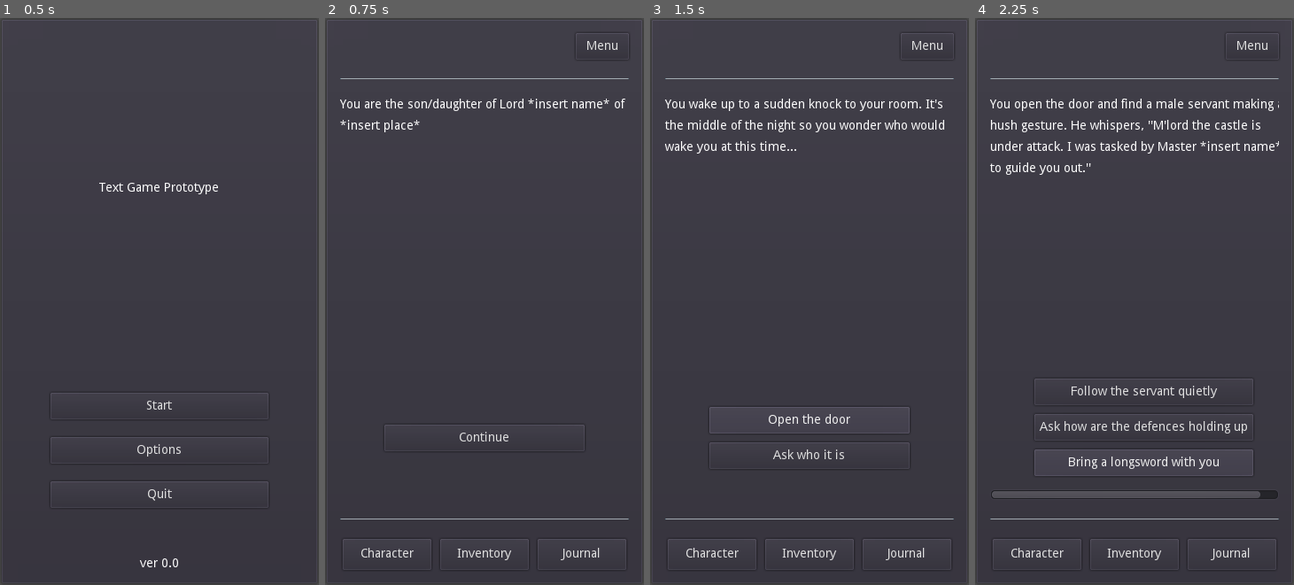
Above: before the commit, frames 1-4 (left to right).
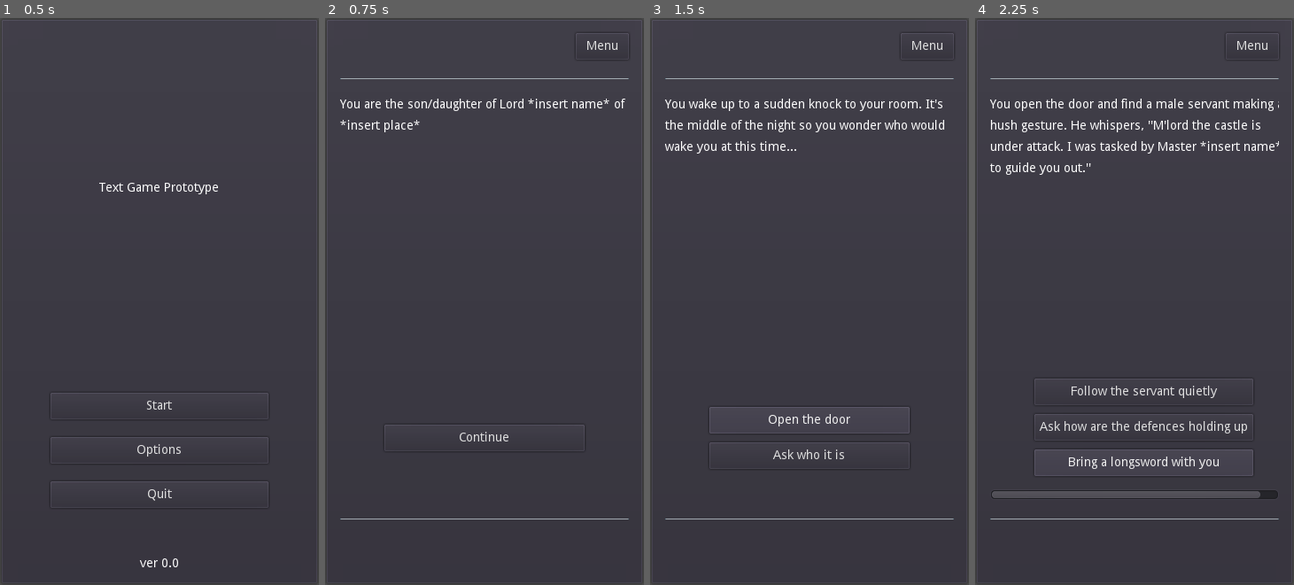
Above: after the commit, the same moments.

Repository: philipuriarte/A-Churchyard-of-Orphans
Game: Godot game, scene res://scenes/main.tscn
Same seed, same stepped clock (60 frames per second), same inputs: the game is played once before the commit and once after it.
Inputs:
- Up to frame 1 (0.5 s): no input
- Up to frame 2 (0.75 s): click "Start" at 0.5 s
- Up to frame 3 (1.5 s): click "Continue" at 1.25 s
- Up to frame 4 (2.25 s): click "Open the door" at 2 s

Frame 1 is identical in both runs. In frame 2, 0.5% of the frame differs, in the area x 5-95%, y 91-96%; in frame 3, 0.5%; in frame 4, 0.5%.

Commit message:
Update BottomContainer buttons visibility to false

Diff:
--- a/scenes/game_screen.tscn
+++ b/scenes/game_screen.tscn
@@ -82,6 +82,7 @@
 alignment = 1
 
 [node name="CharacterButton" type="Button" parent="MainMargin/MainCointainer/BottomContainer"]
+visible = false
 margin_left = 3.0
 margin_right = 103.0
 margin_bottom = 35.0
@@ -90,16 +91,18 @@
 text = "Character"
 
 [node name="InventoryButton" type="Button" parent="MainMargin/MainCointainer/BottomContainer"]
-margin_left = 113.0
-margin_right = 213.0
+visible = false
+margin_left = 58.0
+margin_right = 158.0
 margin_bottom = 35.0
 rect_min_size = Vector2( 100, 0 )
 focus_mode = 0
 text = "Inventory"
 
 [node name="JournalButton" type="Button" parent="MainMargin/MainCointainer/BottomContainer"]
-margin_left = 223.0
-margin_right = 323.0
+visible = false
+margin_left = 113.0
+margin_right = 213.0
 margin_bottom = 35.0
 rect_min_size = Vector2( 100, 0 )
 focus_mode = 0
